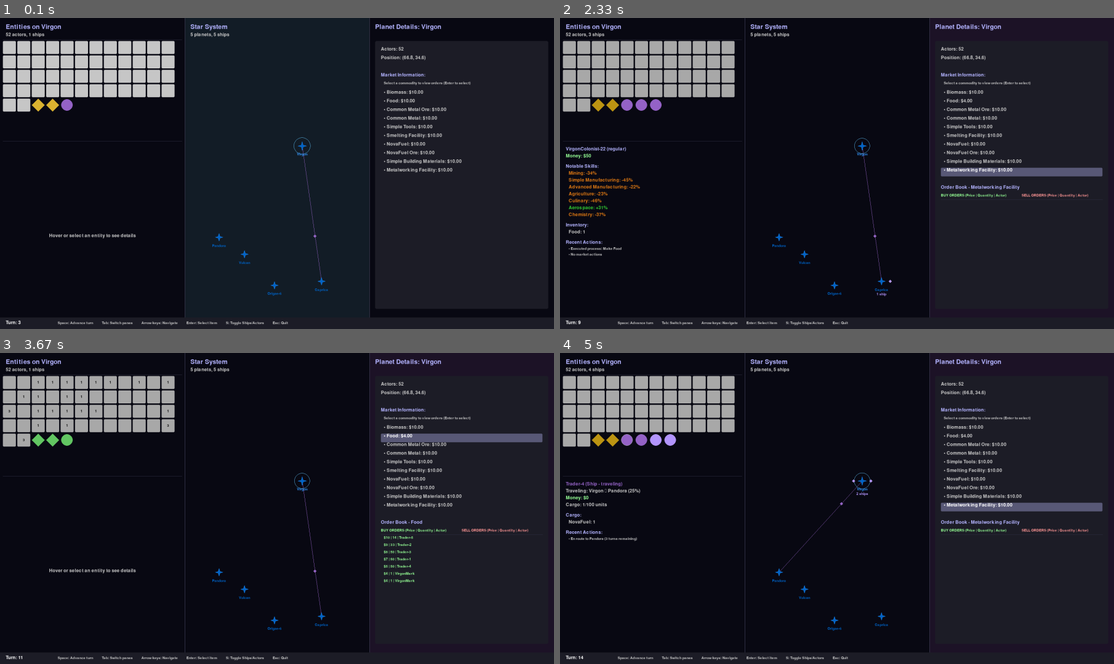
Above: before the commit, frames 1-4 (two rows, left to right).
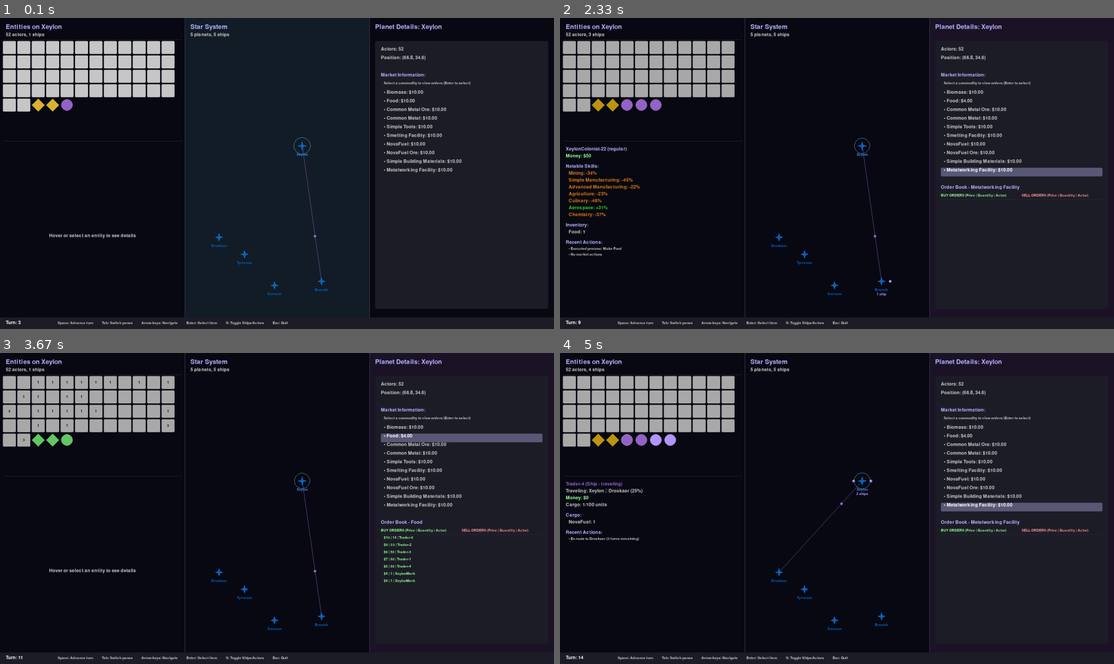
Above: after the commit, the same moments.

Repository: tcgarvin/spacesim2
Game: pygame game, started from run_ui.py
The game is run twice, just before and just after one commit, with the same random seed, the same clock (stepped at 60 frames per second) and the same inputs.
Inputs (mouse positions are in pixels of both pictures, inside the frame that each line leads up to):
- Up to frame 1 (0.1 s): no input
- Up to frame 2 (2.33 s): hold Right 0.33-0.8 s; move the mouse to (814, 189) at 0.37 s; hold Up 0.83-1.13 s; move the mouse to (1014, 164) at 0.87 s; tap Space at 0.9, 1.23, 1.53, 1.73, 2.03, 2.3 s; hold Right 1.17-1.63 s; move the mouse to (704, 176) at 1.2 s; hold Right 1.67-2.2 s; move the mouse to (920, 64) at 1.7 s; hold Down from 2.23 s (still down); move the mouse to (692, 58) at 2.27 s
- Up to frame 3 (3.67 s): release Down at 2.53 s; click (299, 489) at 2.62 s, where only the run after the commit has a clickable "Xeylon"; hold Up 2.9-3.3 s; move the mouse to (260, 455) at 2.93 s; tap Space at 2.97, 3.27 s; click "Market Information:" at 3.38 s
- Up to frame 4 (5 s): tap Enter at 3.67 s; hold Up 4-4.37 s; move the mouse to (981, 480) at 4.03 s; tap Space at 4.07, 4.47, 4.77 s; hold Right from 4.4 s (still down); move the mouse to (626, 440) at 4.43 s

The runs differ from the first frame. In frame 1, 0.1% of the frame differs, in the area x 7-80%, y 1-90%; in frame 2, 0.2%; in frame 3, 0.2%; in frame 4, 0.3%, in the area x 5-80%, y 1-90%.

Commit message:
Keep logging

Diff:
--- a/run_headless.py
+++ b/run_headless.py
@@ -12,8 +12,8 @@
     parser = argparse.ArgumentParser(description="Run a headless simulation")
     parser.add_argument("--turns", type=int, default=10, help="Number of turns to simulate")
     parser.add_argument("--planets", type=int, default=2, help="Number of planets")
-    parser.add_argument("--makers", type=int, default=1, help="Number of market makers per planet")
-    parser.add_argument("--actors", type=int, default=4, help="Number of regular actors per planet")
+    parser.add_argument("--makers", type=int, default=2, help="Number of market makers per planet")
+    parser.add_argument("--actors", type=int, default=50, help="Number of regular actors per planet")
     args = parser.parse_args()
 
     # Create and initialize simulation
--- a/spacesim2/core/actor.py
+++ b/spacesim2/core/actor.py
@@ -130,6 +130,7 @@
             drive.tick(self)
 
         self.sim.data_logger.log_actor_metrics(self)
+        self.sim.data_logger.log_actor_inventory(self)
 
     def can_execute_process(self, process_id: str) -> bool:
         """Check if actor can execute a process without actually executing it."""
--- a/spacesim2/core/data_logger.py
+++ b/spacesim2/core/data_logger.py
@@ -14,6 +14,7 @@
     notes: list[str] = field(default_factory=list)
     metrics: list[DriveMetrics] = field(default_factory=list)
     commands: list[Command] = field(default_factory=list)
+    inventory: dict[str, int] = field(default_factory=dict)
 
 
 class DataLogger:
@@ -58,6 +59,14 @@
         turn_log = self._actor_sim_log[(self.current_turn, self._get_actor_sim_log_key(actor))]
         turn_log.commands.append(action)
 
+    def log_actor_inventory(self, actor:Actor):
+        if not self.is_actor_logged(actor):
+            return
+
+        turn_log = self._actor_sim_log[(self.current_turn, self._get_actor_sim_log_key(actor))]
+        # Convert inventory to dict with commodity names as keys
+        turn_log.inventory = {commodity.id: quantity for commodity, quantity in actor.inventory.commodities.items()}
+
     def get_actor_turn_log(self, actor:Actor, turn:int = None) -> ActorTurnLog:
         if turn is None:
             turn = self.current_turn
--- a/spacesim2/core/drives/actor_drive.py
+++ b/spacesim2/core/drives/actor_drive.py
@@ -98,7 +98,7 @@
 
 class ActorDrive:
     def __init__(self, commodity_registry:CommodityRegistry):
-        self.metrics = get_zero_metrics()
+        pass
 
     def _update_metrics(
             self,
--- a/spacesim2/core/simulation.py
+++ b/spacesim2/core/simulation.py
@@ -54,13 +54,16 @@
         """
         # Collection of fictional planet names from various sci-fi sources
         fictional_names = [
-            "Tatooine", "Coruscant", "Naboo", "Alderaan", "Hoth", "Endor", "Bespin", "Dagobah",
-            "Arrakis", "Caladan", "Giedi Prime", "Kaitain", "Ix", "Tleilax", "Salusa Secundus",
-            "Pandora", "Polyphemus", "LV-426", "LV-223", "Fiorina 161", "Origae-6",
-            "Vulcan", "Romulus", "Qo'noS", "Risa", "Bajor", "Cardassia", "Ferenginar", "Andoria",
-            "Caprica", "Gemenon", "Tauron", "Picon", "Leonis", "Virgon", "Canceron", "Aerilon",
-            "Reach", "Installation 04", "High Charity", "Sanghelios", "Harvest", "Arcadia",
-            "Kepler-438b", "Proxima b", "Gliese 667Cc", "TRAPPIST-1e", "K2-18b", "TOI-715b"
+            "Drakoon", "Veyrahn", "Korrith", "Jandrak", "Thazuun", "Marrakos", "Zethar", "Xoroq", "Bal’drahn", "Quorrin",
+            "Endahlis", "Veyndor", "Liranna", "Koshava", "Bren’drel", "Orivaan", "Sylith", "Quenara", "Thaelwyn", "Yorrak",
+            "Thalassa", "Myrren", "Korvannis", "Aelithar", "Voruna", "Kalyss", "Drennok", "Oquara", "Zorathis", "Fen’lor",
+            "Vrynnos", "Shalvek", "Droskaar", "Arveth", "Krylos", "Vintarra", "Malqor", "Zeyrik", "Korenth", "Thaazek",
+            "Dravik", "Corvenn", "Helkross", "Tyrranos", "Velcorra", "Oxenn Prime", "Grenthis", "Calbrak", "Drosmir", "Xyphara",
+            "Zalith", "Onakorr", "Yrivaan", "Votharis", "Kaelthuun", "Ombera", "Kythorr", "Ruunas", "Elvorra", "Shyrrak",
+            "Branoth", "Jekarra", "Zyndralis", "Vornakk", "Pellosh", "Quorrahn", "Tavrelis", "Korrithos", "Drethuun", "Xeylon",
+            "Alvara", "Serenith", "Valdorei", "Olyssian", "Trinorra", "Eryllan", "Feyriss", "Solvane", "Quenalis", "Marrosyn",
+            "Krassith", "Vondrak", "Barrekos", "Dravoss", "Ulthar", "Zorran Prime", "Makreth", "Syrrik", "Kolthuun", "Vashrik",
+            "Iyora", "Qethar", "Zhaluun", "Drevari", "Othwyn", "Pyrassos", "Venorra", "Kyrathis", "Jorvess", "Thaelkor"
         ]
 
         # Ensure we don't request more planets than we have names
--- a/spacesim2/ui/headless.py
+++ b/spacesim2/ui/headless.py
@@ -17,6 +17,11 @@
                     actor=actor
                 )
                 print(f"Turn {self.simulation.current_turn} log for actor {actor.name}:")
+                print(f"  Inventory:")
+                for commodity in sorted(turn_log.inventory.keys()):
+                    quantity = turn_log.inventory[commodity]
+                    if quantity > 0:
+                        print(f"    {commodity}: {quantity}")
                 print(f"  Notes: {turn_log.notes}")
                 print(f"  Commands: {turn_log.commands}")
                 print(f"  Metrics:")
